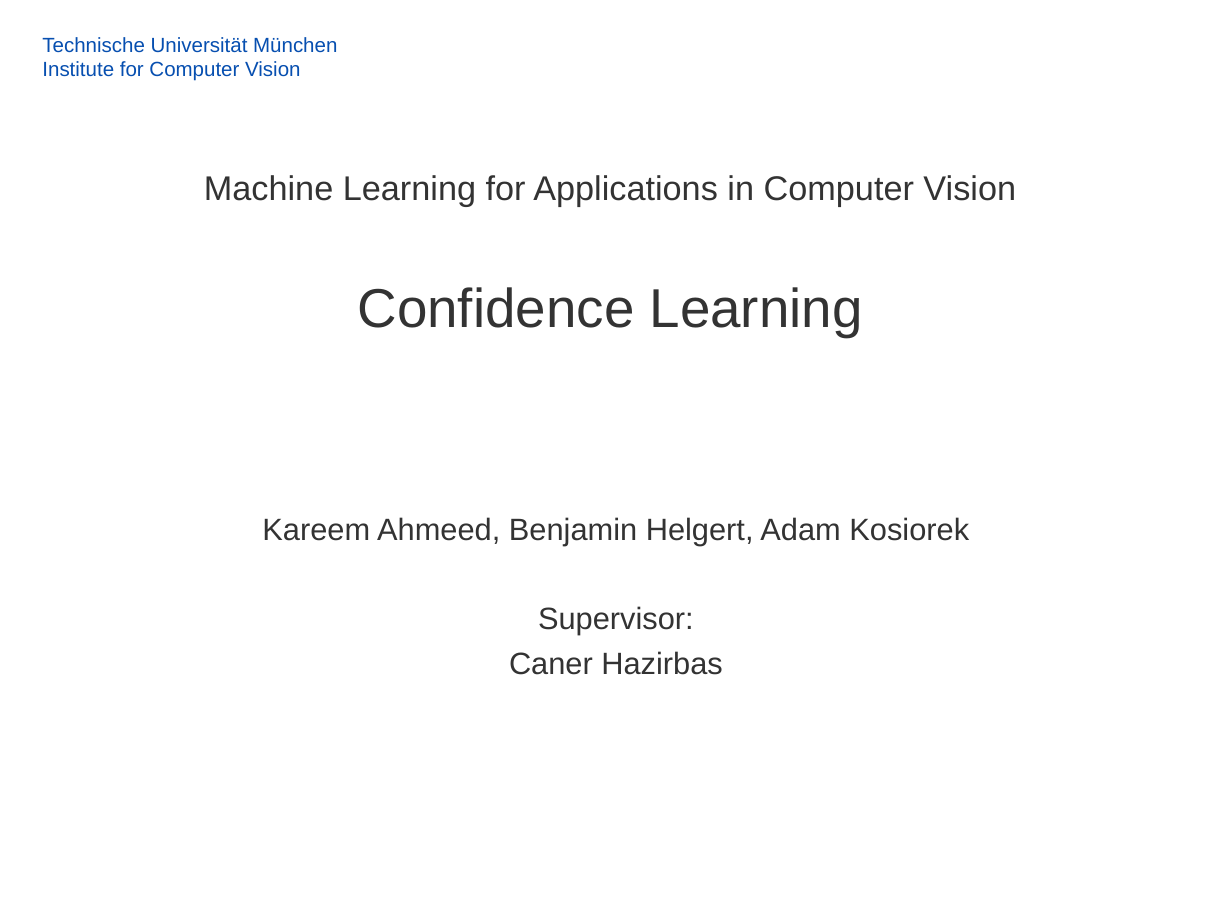
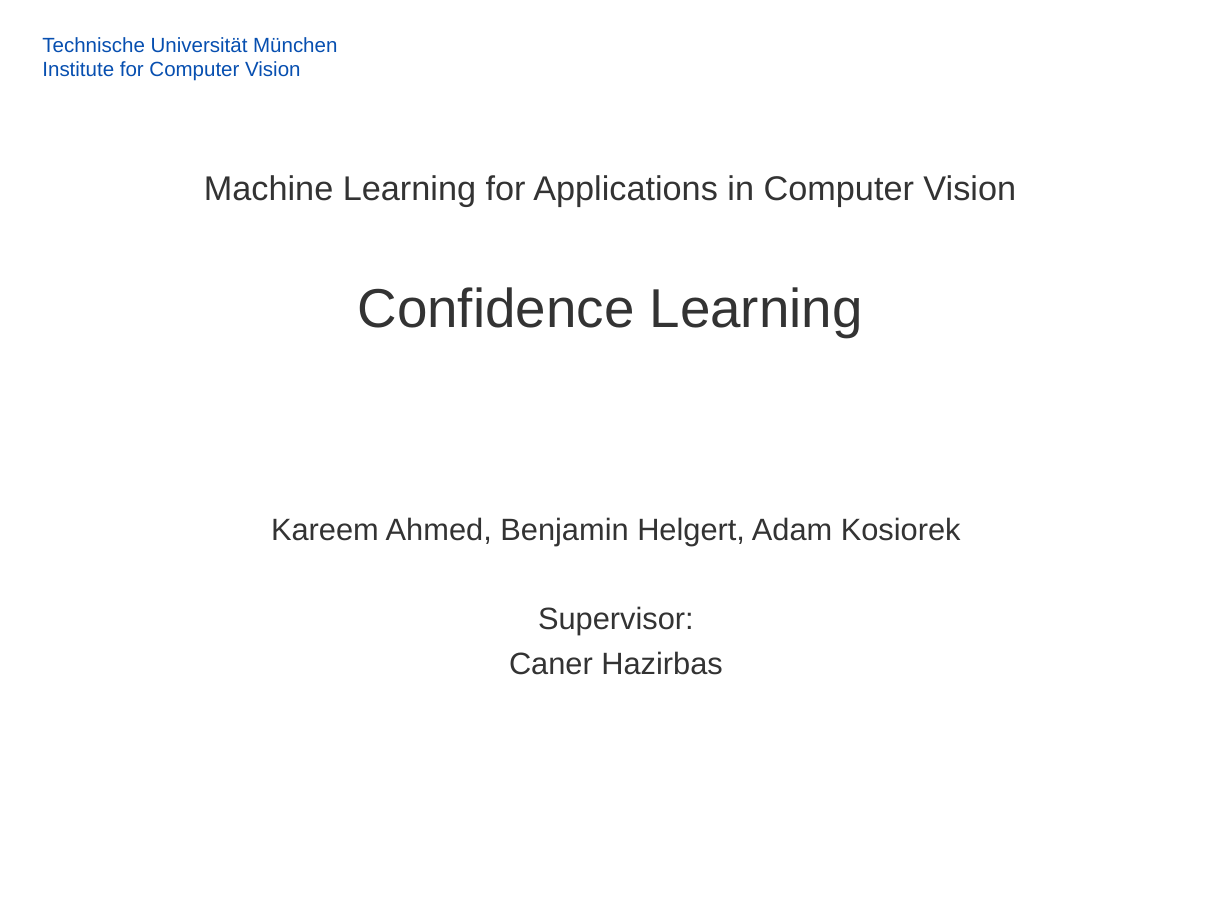
Before and after one commit to akosiorek/uncertainty, a slide deck: slide 1 of models/mlfcv.odp. Drawn at 1232x924 pixels with LibreOffice and Linux fonts; fonts in the diff are those of the drawing; background and template pictures are left out. Boxes give left, top, right and bottom in pixels: in the first picture for what was removed or moved away, otherwise in the second. Text is boxed around its words. In the diff, an @@ line names an element or a change of style, - is before the commit and + after.

```diff
--- a/models/mlfcv.odp
+++ b/models/mlfcv.odp
@@ subtitle at (x1=271, y1=517, x2=961, y2=545): text changed @@
-Kareem Ahmeed, Benjamin Helgert, Adam Kosiorek
+Kareem Ahmed, Benjamin Helgert, Adam Kosiorek
```
Also in this commit, not shown: 15 other slides changed.
